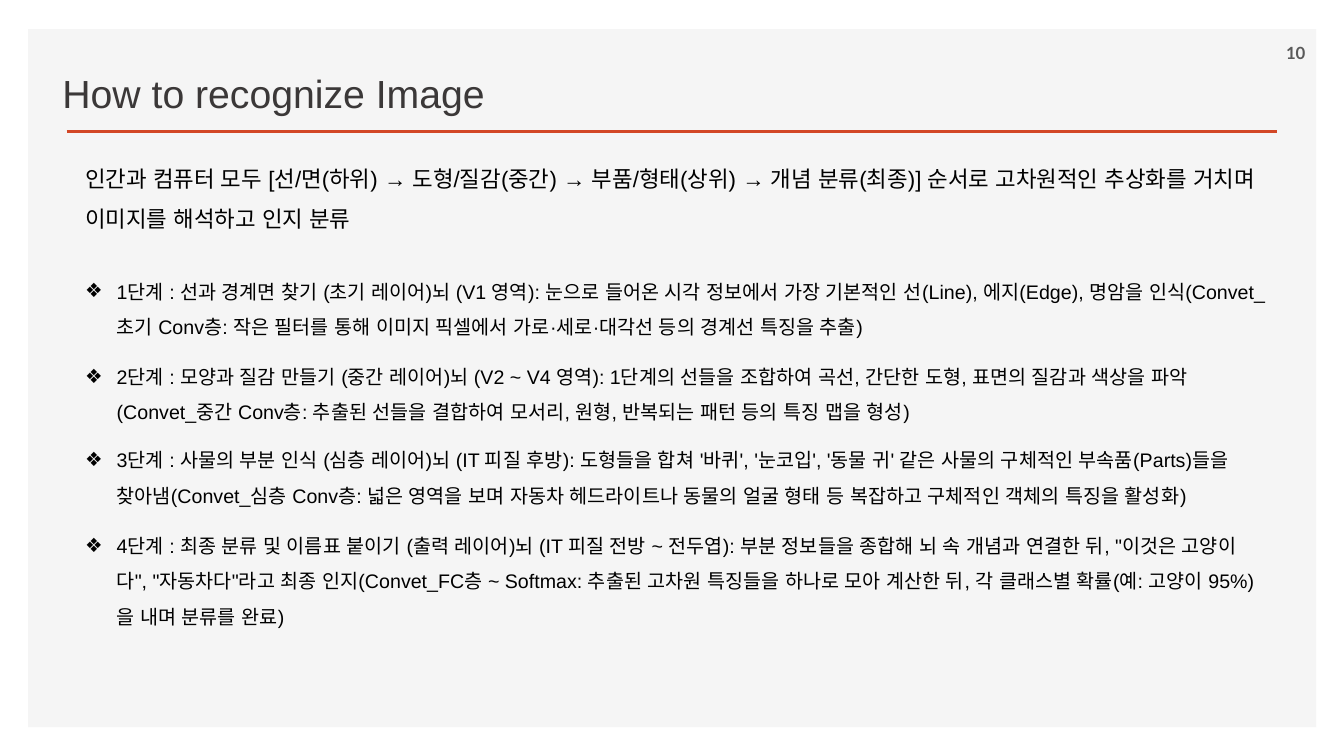
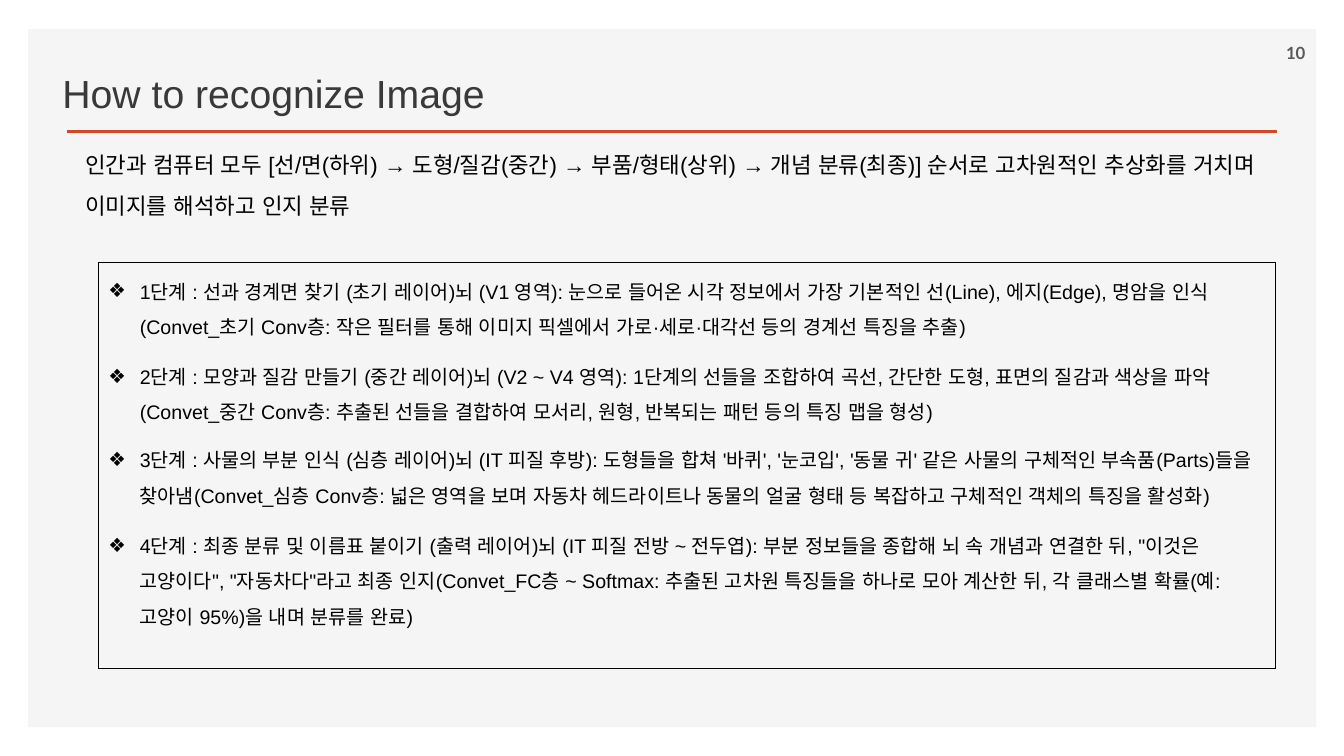
Before and after one commit to ancestor9/2026_Fall_Deep-Learning-with-Python, a slide deck: slide 10 of Chapter 10 Interpreting what ConvNets learn.pptx. Drawn at 1344x756 pixels with LibreOffice and Linux fonts; fonts in the diff are those of the drawing; background and template pictures are left out. Boxes give left, top, right and bottom in pixels: in the first picture for what was removed or moved away, otherwise in the second. Text is boxed around its words. In the diff, an @@ line names an element or a change of style, - is before the commit and + after.

```diff
--- a/Chapter 10 Interpreting what ConvNets learn.pptx
+++ b/Chapter 10 Interpreting what ConvNets learn.pptx
@@ text in rectangle at box(85, 168, 1255, 229): paragraph removed @@
-인간과 컴퓨터 모두 [선/면(하위) → 도형/질감(중간) → 부품/형태(상위) → 개념 분류(최종)] 순서로 고차원적인 추상화를 거치며 이미지를 해석하고 인지 분류
@@ text added at box(85, 154, 1255, 216), 16 pt, text #000000 @@
+인간과 컴퓨터 모두 [선/면(하위) → 도형/질감(중간) → 부품/형태(상위) → 개념 분류(최종)] 순서로 고차원적인 추상화를 거치며 이미지를 해석하고 인지 분류
@@ rectangle "1단계 : 선과 경계면 찾기 ...": place and size @@
-rectangle "1단계 : 선과 경계면 찾기 ..." at box(85, 168, 1265, 628)
+rectangle "1단계 : 선과 경계면 찾기 ..." at box(99, 263, 1276, 669)
@@ rectangle "1단계 : 선과 경계면 찾기 ..." at box(99, 263, 1276, 669): outline none to #000000 0.75 pt @@
```
Also in this commit, not shown: 4 other slides changed.
